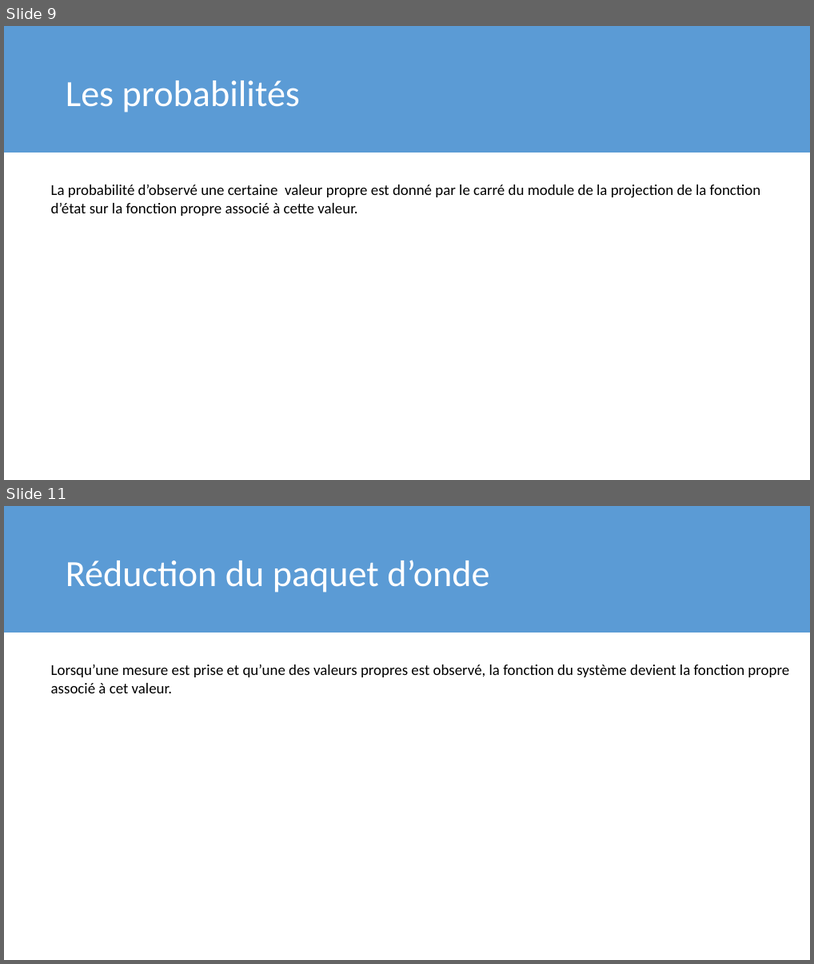
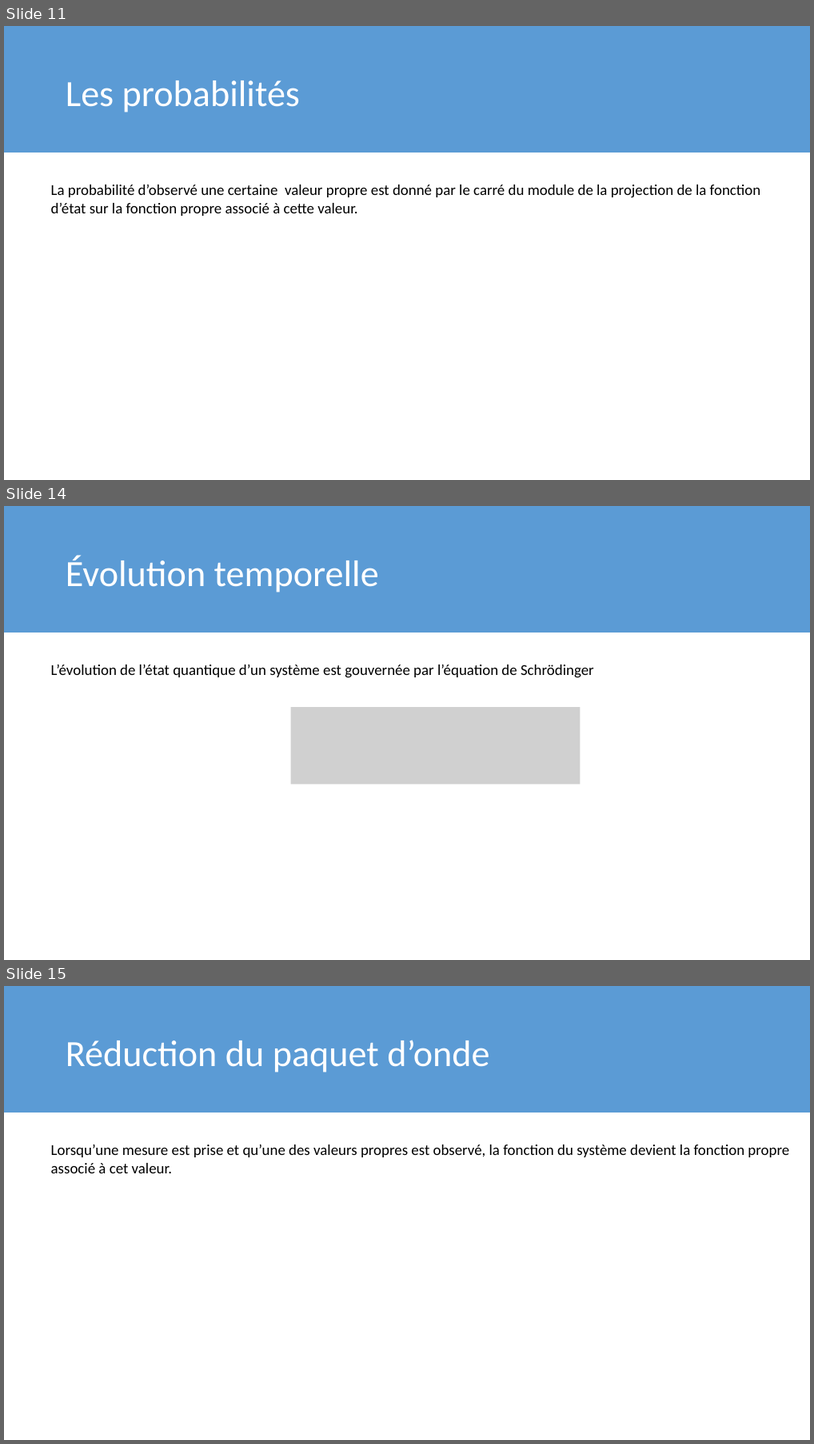
Before and after one commit to meitnerium/theochem, a slide deck: FR/3_Postulats/Postulats.pptx. Shown one above the other, each under a label of ours: slides 9 and 11 before the commit, slides 11, 14 and 15 after it; the slides between them are not shown. The pictures are 814x964 and 814x1444 pixels, drawn with LibreOffice and Linux fonts; fonts in the diff are those of the drawing; grey boxes stand for pictures. Boxes give left, top, right and bottom in pixels: in the first picture for what was removed or moved away, otherwise in the second. Text is boxed around its words. In the diff, an @@ line names an element or a change of style, - is before the commit and + after.

```diff
--- a/FR/3_Postulats/Postulats.pptx
+++ b/FR/3_Postulats/Postulats.pptx
@@ slide 14 added at (4, 506, 810, 960), background #FFFFFF @@
@@ rectangle added at (4, 506, 810, 632), fill #5B9BD5 @@
@@ title added at (66, 555, 379, 592), 44 pt, text #FFFFFF @@
+Évolution temporelle
@@ text added at (51, 664, 594, 678), 18 pt, text #000000 @@
+L’évolution de l’état quantique d’un système est gouvernée par l’équation de Schrödinger
@@ picture added at (291, 707, 581, 784) @@
@@ what was slide 9 is now slide 11 @@
@@ what was slide 11 is now slide 15 @@
```
Also in this commit, not shown: 1 slide changed, 3 other slides added, 12 other files.
